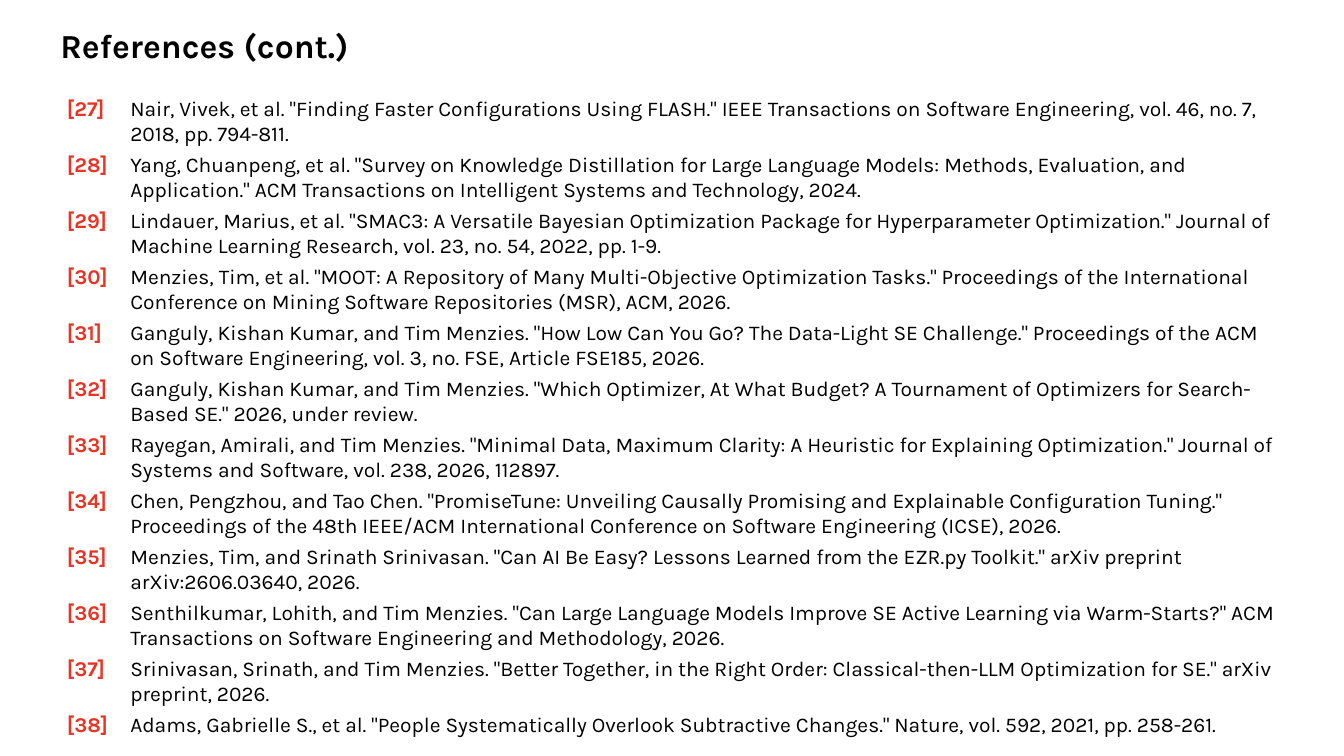
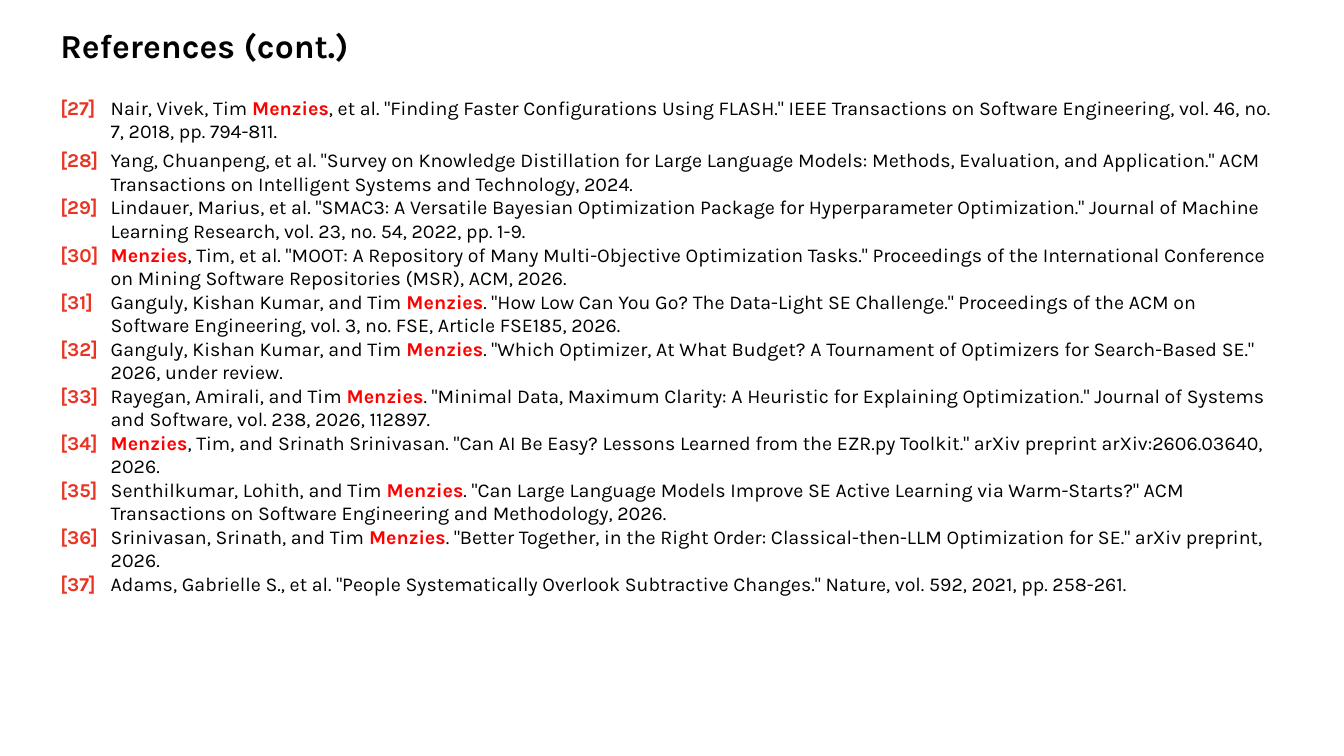
Before and after one commit to timm/fyi, a slide deck: slide 29 of 26less.pptx (slide 35 before the commit). Drawn at 1344x756 pixels with LibreOffice and Linux fonts; fonts in the diff are those of the drawing. Boxes give left, top, right and bottom in pixels: in the first picture for what was removed or moved away, otherwise in the second. Text is boxed around its words. In the diff, an @@ line names an element or a change of style, - is before the commit and + after.

```diff
--- a/26less.pptx
+++ b/26less.pptx
@@ text at box(60, 99, 1270, 143): text changed; size 15 to 14 pt @@
-[27] Nair, Vivek, et al. "Finding Faster Configurations Using FLASH." IEEE Transactions on Software Engineering, vol. 46, no. 7, 2018, pp. 794-811.
+[27] Nair, Vivek, Tim Menzies, et al. "Finding Faster Configurations Using FLASH." IEEE Transactions on Software Engineering, vol. 46, no. 7, 2018, pp. 794-811.
@@ text at box(60, 151, 1265, 428): size 15 to 14 pt in "[28] Yang, Chuanpeng, et al. "Survey on ...", "[29] Lindauer, Marius, et al. "SMAC3: A ...", "[30] Menzies, Tim, et al. "MOOT: A ...", "[31] Ganguly, Kishan Kumar, and Tim Menzies. ..." and 2 more places; text colour #000000 to #FF0000, bold on in "Menzies,", "Menzies.", "Menzies.", "Menzies."; indent changed; less space between paragraphs @@
@@ text at box(60, 434, 1263, 568): text changed; size 15 to 14 pt @@
-[34] Chen, Pengzhou, and Tao Chen. "PromiseTune: Unveiling Causally Promising and Explainable Configuration Tuning." Proceedings of the 48th IEEE/ACM International Conference on Software Engineering (ICSE), 2026.
-[35] Menzies, Tim, and Srinath Srinivasan. "Can AI Be Easy? Lessons Learned from the EZR.py Toolkit." arXiv preprint arXiv:2606.03640, 2026.
-[36] Senthilkumar, Lohith, and Tim Menzies. "Can Large Language Models Improve SE Active Learning via Warm-Starts?" ACM Transactions on Software Engineering and Methodology, 2026.
-[37] Srinivasan, Srinath, and Tim Menzies. "Better Together, in the Right Order: Classical-then-LLM Optimization for SE." arXiv preprint, 2026.
-[38] Adams, Gabrielle S., et al. "People Systematically Overlook Subtractive Changes." Nature, vol. 592, 2021, pp. 258-261.
+[34] Menzies, Tim, and Srinath Srinivasan. "Can AI Be Easy? Lessons Learned from the EZR.py Toolkit." arXiv preprint arXiv:2606.03640, 2026.
+[35] Senthilkumar, Lohith, and Tim Menzies. "Can Large Language Models Improve SE Active Learning via Warm-Starts?" ACM Transactions on Software Engineering and Methodology, 2026.
+[36] Srinivasan, Srinath, and Tim Menzies. "Better Together, in the Right Order: Classical-then-LLM Optimization for SE." arXiv preprint, 2026.
+[37] Adams, Gabrielle S., et al. "People Systematically Overlook Subtractive Changes." Nature, vol. 592, 2021, pp. 258-261.
```
Also in this commit, not shown: 28 other slides changed, 6 slides removed, 1 other file.
